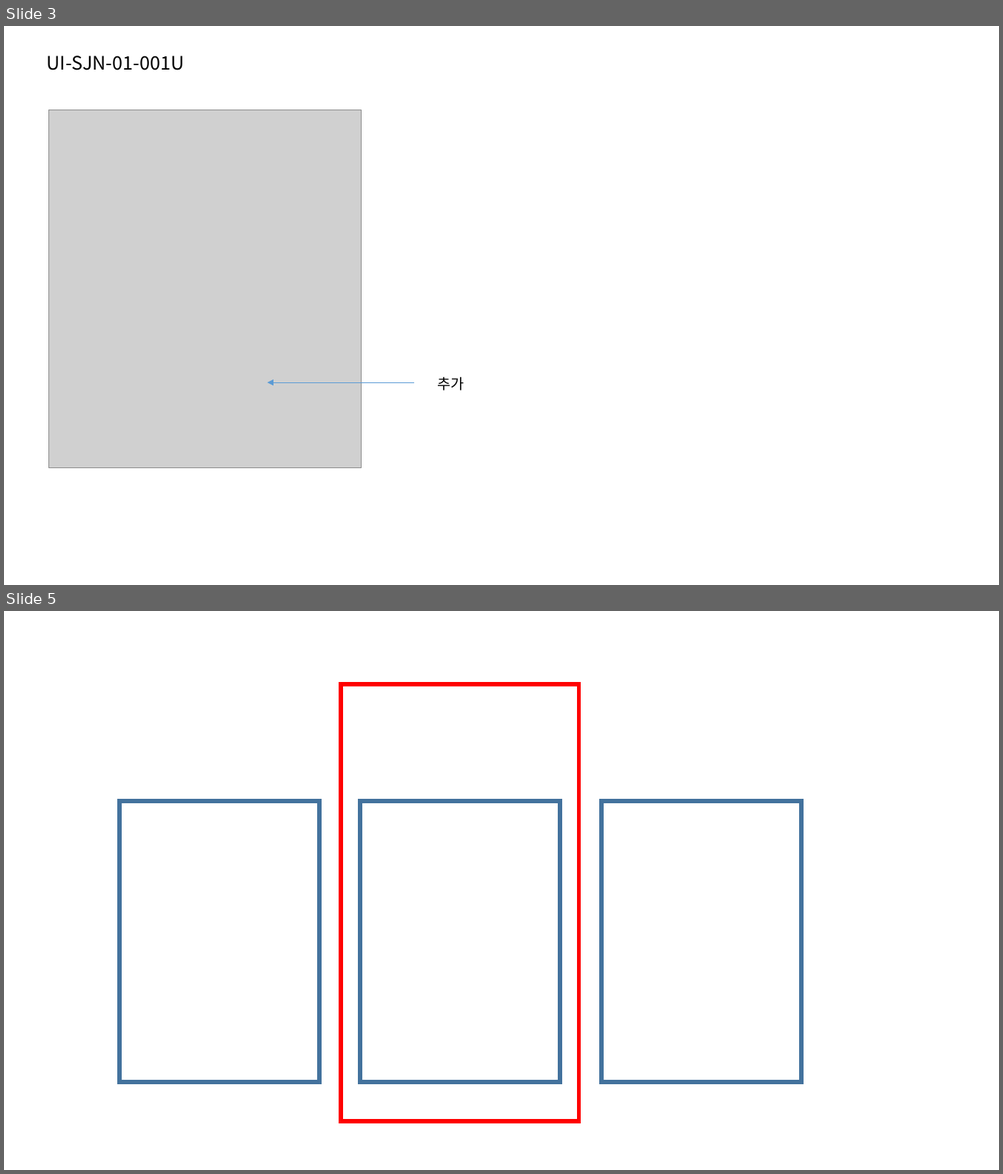
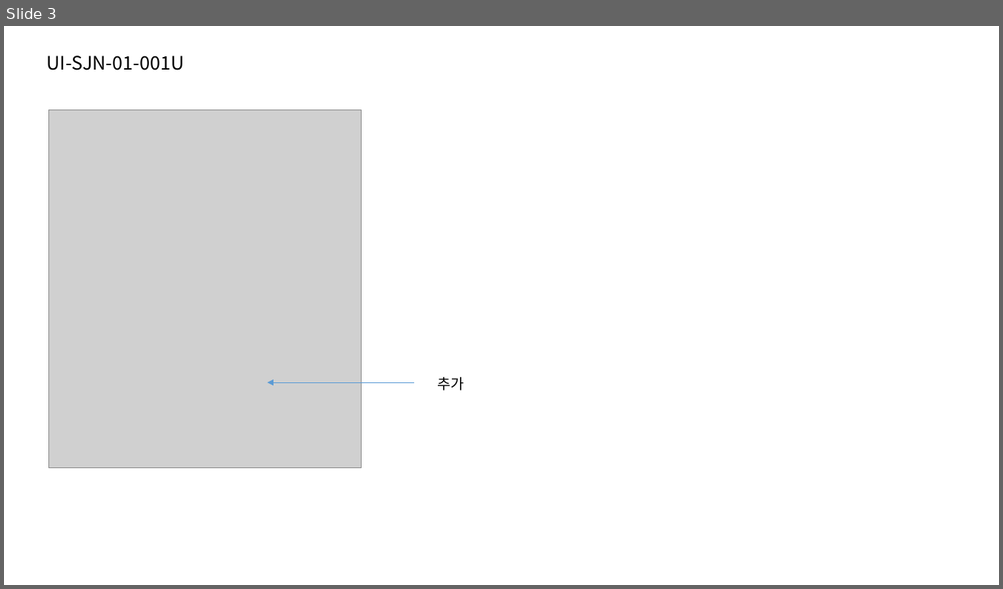
Before and after one commit to jeoungGyy/sejong, a slide deck: ppt/04-04.pptx. Shown one above the other, each under a label of ours: slides 3 and 5 before the commit, slide 3 after it; the slides between them are not shown. The pictures are 1003x1174 and 1003x589 pixels, drawn with LibreOffice and Linux fonts; fonts in the diff are those of the drawing; grey boxes stand for pictures. Boxes give left, top, right and bottom in pixels: in the first picture for what was removed or moved away, otherwise in the second. Text is boxed around its words. In the diff, an @@ line names an element or a change of style, - is before the commit and + after.

```diff
--- a/ppt/04-04.pptx
+++ b/ppt/04-04.pptx
@@ slide 5 removed at box(4, 611, 999, 1170), background #FFFFFF @@
@@ rectangle removed at box(341, 684, 579, 1122) @@
@@ rectangle removed at box(119, 801, 319, 1082) @@
@@ rectangle removed at box(360, 801, 560, 1082) @@
@@ rectangle removed at box(602, 801, 802, 1082) @@
```
Also in this commit, not shown: 1 other slide removed, 4 other files.
